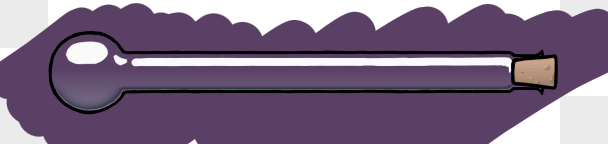
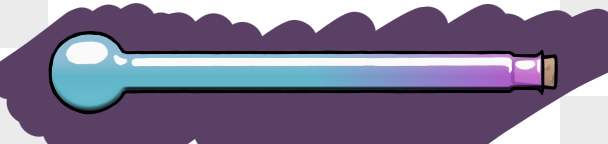
Two versions of the same layered image (608 x 144). Layer-by-layer changes:
removed layer "Cork Outline" over [448, 53, 545, 91]
showed "Liquid", painted on it over [49, 34, 545, 111]
moved "Cork color" above "Glass Colors", painted on it over [49, 34, 545, 111]
